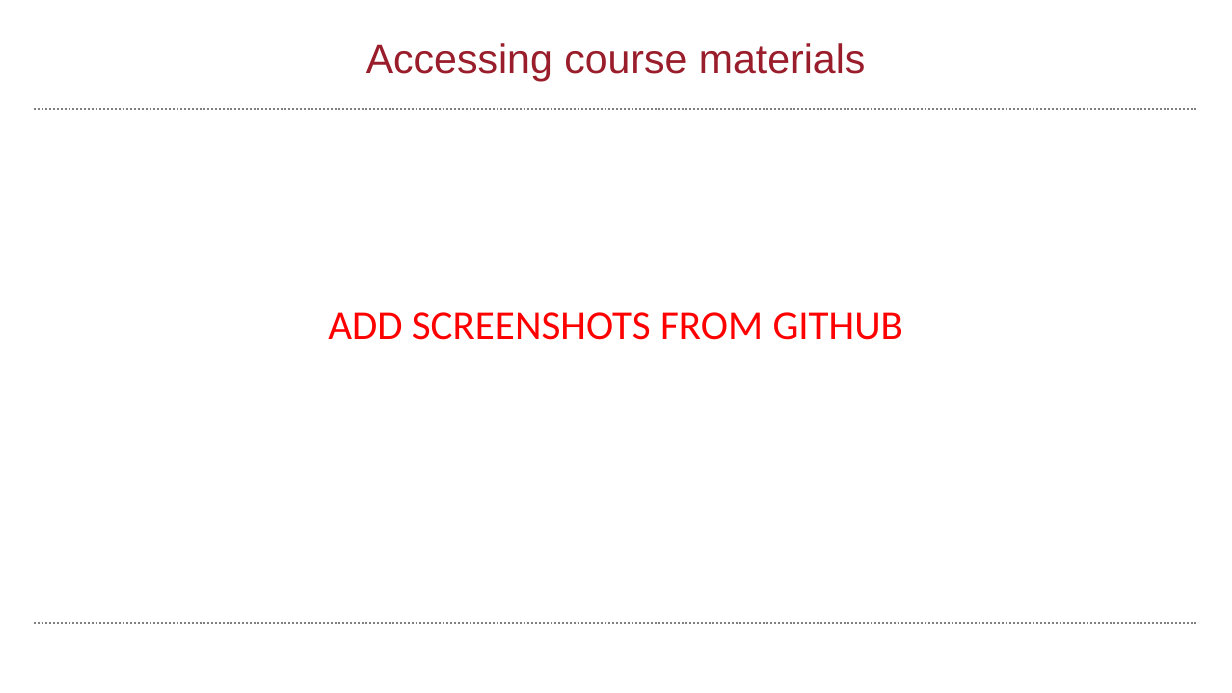
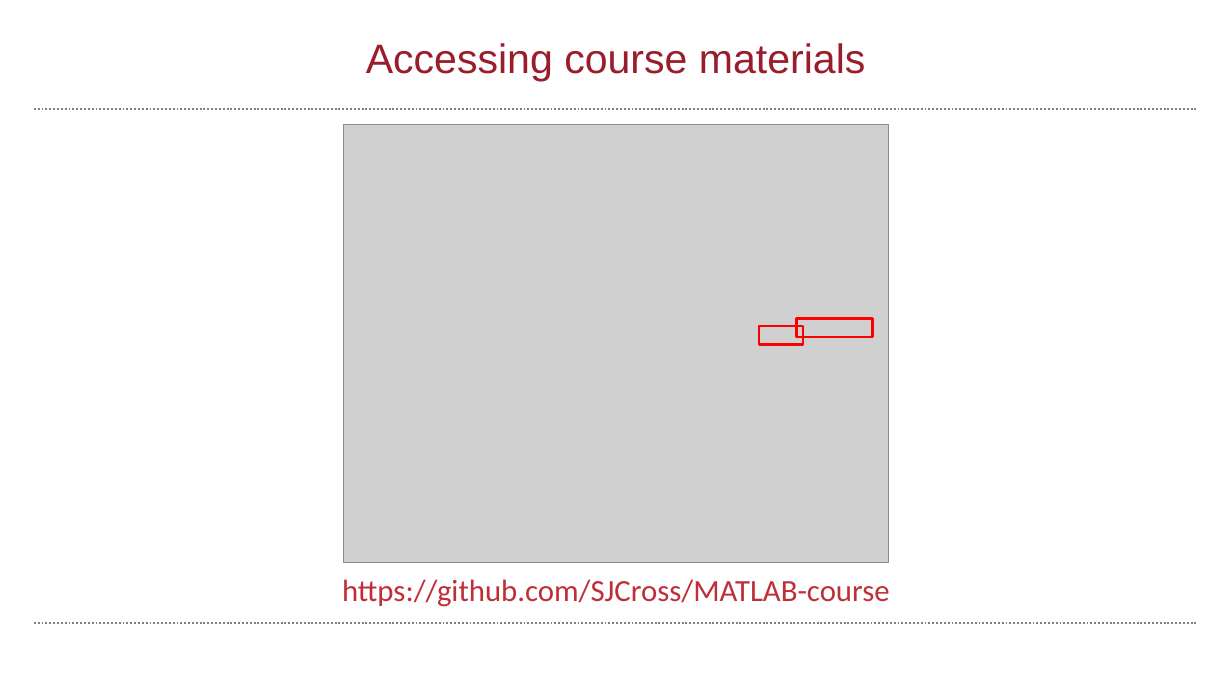
Before and after one commit to wbif-bristol/MATLAB-course, a slide deck: slide 3 of Session 1 - Introduction to MATLAB/MATLAB Session 1.pptx. Drawn at 1232x693 pixels with LibreOffice and Linux fonts; fonts in the diff are those of the drawing; grey boxes stand for pictures; background and template pictures are left out. Boxes give left, top, right and bottom in pixels: in the first picture for what was removed or moved away, otherwise in the second. Text is boxed around its words. In the diff, an @@ line names an element or a change of style, - is before the commit and + after.

Commit message:
Final updates to first session
Added quick walkthrough for downloading materials from GitHub.

```diff
--- a/Session 1 - Introduction to MATLAB/MATLAB Session 1.pptx
+++ b/Session 1 - Introduction to MATLAB/MATLAB Session 1.pptx
@@ picture added at (x1=344, y1=125, x2=889, y2=563) @@
@@ text removed at (x1=328, y1=312, x2=903, y2=340) @@
-ADD SCREENSHOTS FROM GITHUB
@@ rectangle added at (x1=759, y1=326, x2=803, y2=345), outline #FF0000 2 pt @@
@@ rectangle added at (x1=797, y1=319, x2=872, y2=337), outline #FF0000 2 pt @@
@@ text added at (x1=342, y1=579, x2=890, y2=607), 24 pt, text #BF2F37 @@
+https://github.com/SJCross/MATLAB-course
```
